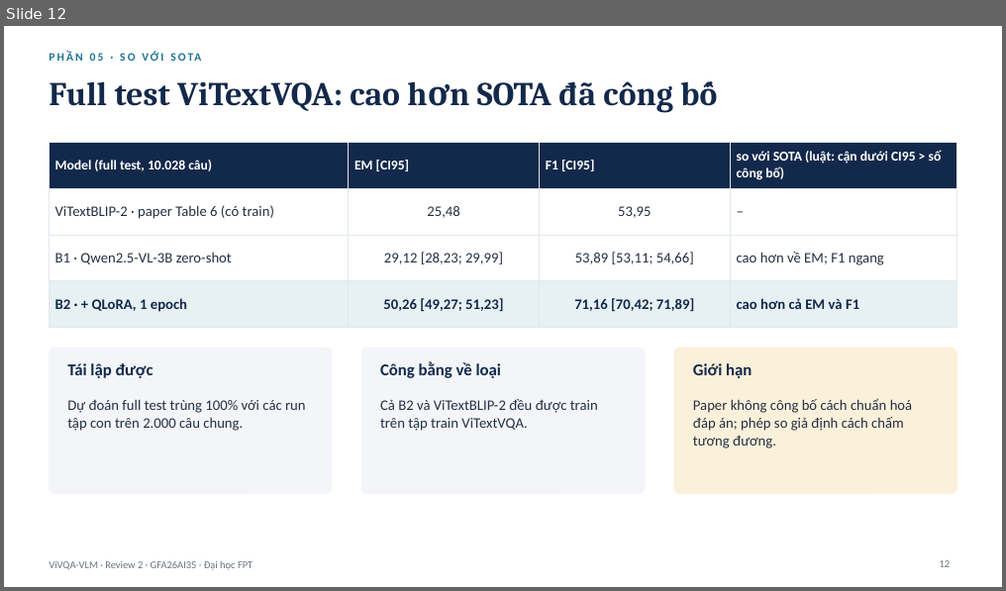
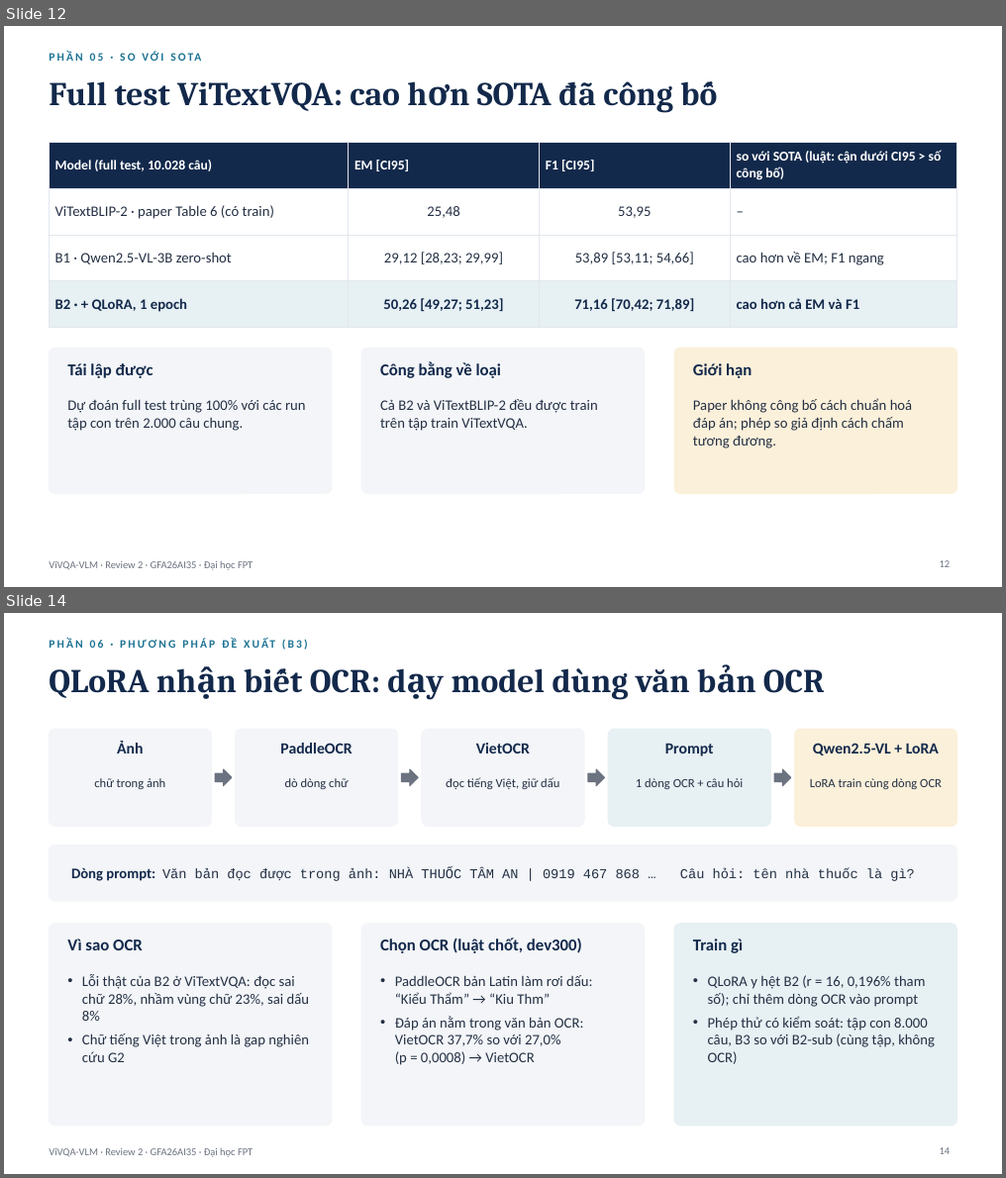
Before and after one commit to PLHGNAOH/ViVQA-VLM, a slide deck: docs/W07/ViVQA-VLM_Review2_TV.pptx. Shown one above the other, each under a label of ours: slide 12 before the commit, slides 12 and 14 after it; the slides between them are not shown. The pictures are 1006x591 and 1006x1178 pixels, drawn with LibreOffice and Linux fonts; fonts in the diff are those of the drawing. Boxes give left, top, right and bottom in pixels: in the first picture for what was removed or moved away, otherwise in the second. Text is boxed around its words. In the diff, an @@ line names an element or a change of style, - is before the commit and + after.

```diff
--- a/docs/W07/ViVQA-VLM_Review2_TV.pptx
+++ b/docs/W07/ViVQA-VLM_Review2_TV.pptx
@@ slide 14 added at (4,613,1002,1174), background #FFFFFF; not listed: 1 template element that a slide beside it also shows @@
@@ text added at (49,637,723,660), 11 pt, text #1C7293, bold @@
+PHẦN 06 · PHƯƠNG PHÁP ĐỀ XUẤT (B3)
@@ title added at (49,668,825,700), 32 pt, text #13294B, bold @@
+QLoRA nhận biết OCR: dạy model dùng văn bản OCR
@@ rounded rectangle added at (49,729,211,827), fill #F3F5F8, outline #F3F5F8 1 pt @@
@@ rounded rectangle added at (236,729,398,827), fill #F3F5F8, outline #F3F5F8 1 pt @@
@@ rounded rectangle added at (422,729,584,827), fill #F3F5F8, outline #F3F5F8 1 pt @@
@@ rounded rectangle added at (608,729,770,827), fill #E7F0F3, outline #E7F0F3 1 pt @@
@@ rounded rectangle added at (795,729,957,827), fill #FBF0DA, outline #FBF0DA 1 pt @@
@@ text added at (117,741,143,754), 15 pt, text #13294B, bold @@
+Ảnh
@@ text added at (280,743,351,754), 15 pt, text #13294B, bold @@
+PaddleOCR
@@ text added at (476,743,530,754), 15 pt, text #13294B, bold @@
+VietOCR
@@ text added at (665,743,714,757), 15 pt, text #13294B, bold @@
+Prompt
@@ text added at (813,743,939,756), 15 pt, text #13294B, bold @@
+Qwen2.5-VL + LoRA
@@ text added at (94,778,165,789), 12 pt, text #243044 @@
+chữ trong ảnh
@@ right arrow added at (215,769,232,786), fill #6B7280, outline #6B7280 1 pt @@
@@ text added at (285,778,348,789), 12 pt, text #243044 @@
+dò dòng chữ
@@ right arrow added at (402,769,418,786), fill #6B7280, outline #6B7280 1 pt @@
@@ text added at (446,777,559,789), 12 pt, text #243044 @@
+đọc tiếng Việt, giữ dấu
@@ right arrow added at (588,769,604,786), fill #6B7280, outline #6B7280 1 pt @@
@@ text added at (636,778,743,789), 12 pt, text #243044 @@
+1 dòng OCR + câu hỏi
@@ right arrow added at (774,769,791,786), fill #6B7280, outline #6B7280 1 pt @@
@@ text added at (810,778,942,789), 12 pt, text #243044 @@
+LoRA train cùng dòng OCR
@@ rounded rectangle added at (49,845,957,901), fill #F3F5F8, outline #F3F5F8 1 pt @@
@@ text added at (71,868,915,881), 13 pt, text #243044 @@
+Dòng prompt: Văn bản đọc được trong ảnh: NHÀ THUỐC TÂM AN | 0919 467 868 … Câu hỏi: tên nhà thuốc là gì?
@@ rounded rectangle added at (49,924,332,1126), fill #F3F5F8, outline #F3F5F8 1 pt @@
@@ text added at (67,939,143,951), 16 pt, text #13294B, bold @@
+Vì sao OCR
@@ rounded rectangle added at (361,924,645,1126), fill #F3F5F8, outline #F3F5F8 1 pt @@
@@ text added at (380,938,582,954), 16 pt, text #13294B, bold @@
+Chọn OCR (luật chốt, dev300)
@@ rounded rectangle added at (675,924,957,1126), fill #E7F0F3, outline #E7F0F3 1 pt @@
@@ text added at (693,939,743,954), 16 pt, text #13294B, bold @@
+Train gì
@@ text added at (82,974,310,1062), 14 pt, text #243044 @@
+• Lỗi thật của B2 ở ViTextVQA: đọc sai chữ 28%, nhầm vùng chữ 23%, sai dấu 8%
+• Chữ tiếng Việt trong ảnh là gap nghiên cứu G2
@@ text added at (395,975,592,1065), 14 pt, text #243044 @@
+• PaddleOCR bản Latin làm rơi dấu: “Kiểu Thẩm” → “Kiu Thm”
+• Đáp án nằm trong văn bản OCR: VietOCR 37,7% so với 27,0% (p = 0,0008) → VietOCR
@@ text added at (708,975,935,1064), 14 pt, text #243044 @@
+• QLoRA y hệt B2 (r = 16, 0,196% tham số); chỉ thêm dòng OCR vào prompt
+• Phép thử có kiểm soát: tập con 8.000 câu, B3 so với B2-sub (cùng tập, không OCR)
@@ page number added at (940,1148,950,1155), 10 pt, text #6B7280 @@
+14
```
Also in this commit, not shown: 10 slides changed, 3 other slides added, 5 other files.
